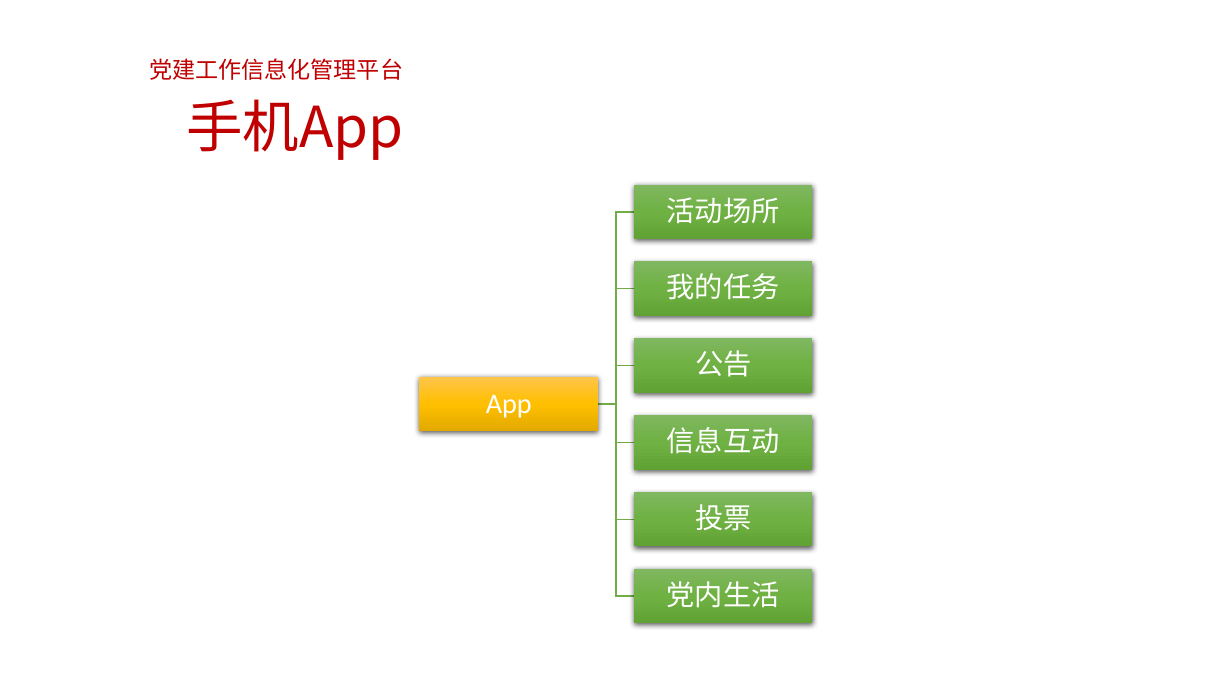
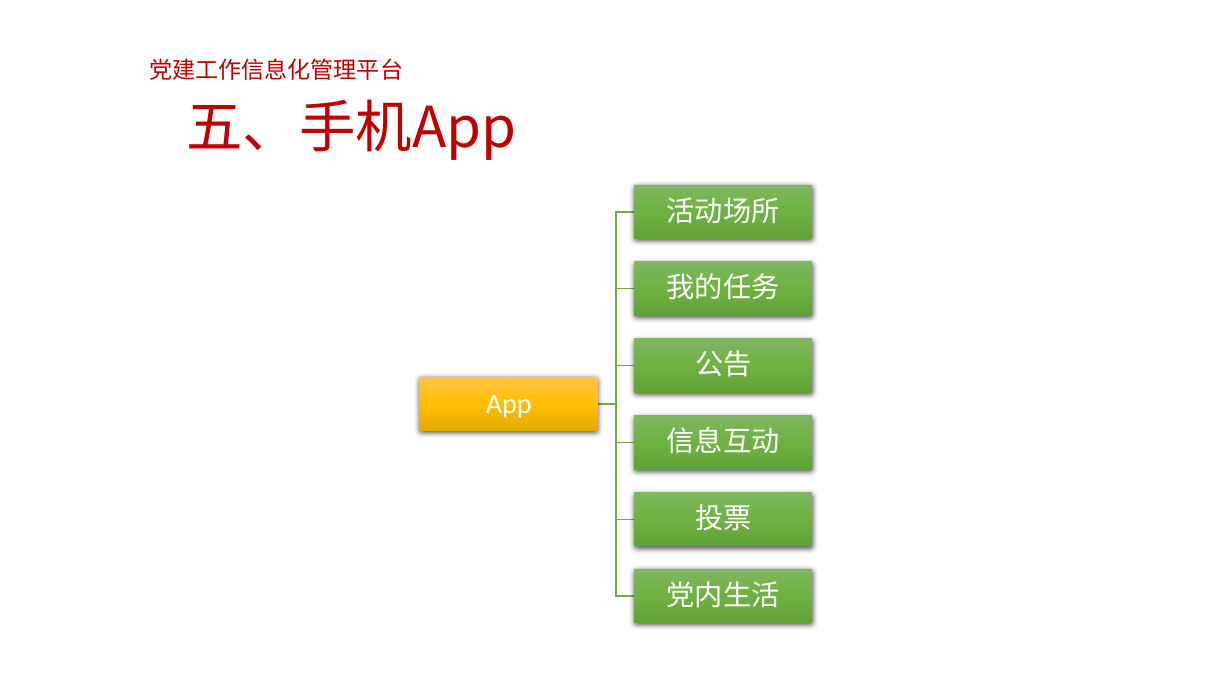
Before and after one commit to rider11-dev/work, a slide deck: slide 8 of PartyBuilding/党建资料/党建演示ppt/党建工作信息化管理平台.pptx. Drawn at 1232x693 pixels with LibreOffice and Linux fonts; fonts in the diff are those of the drawing; background and template pictures are left out. Boxes give left, top, right and bottom in pixels: in the first picture for what was removed or moved away, otherwise in the second. Text is boxed around its words. In the diff, an @@ line names an element or a change of style, - is before the commit and + after.

```diff
--- a/PartyBuilding/党建资料/党建演示ppt/党建工作信息化管理平台.pptx
+++ b/PartyBuilding/党建资料/党建演示ppt/党建工作信息化管理平台.pptx
@@ title at (186, 99, 516, 160): text changed @@
-手机App
+五、手机App
```
Also in this commit, not shown: 8 other slides changed, 26 other files.
